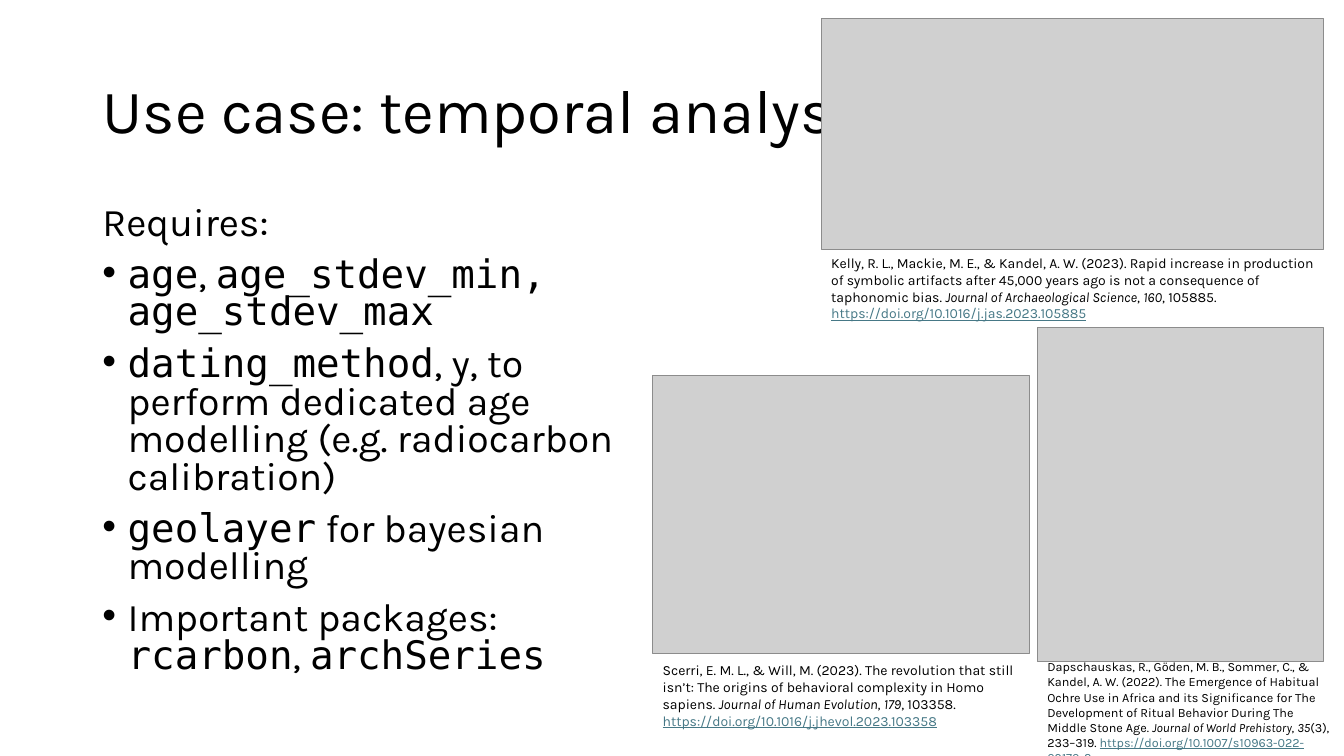
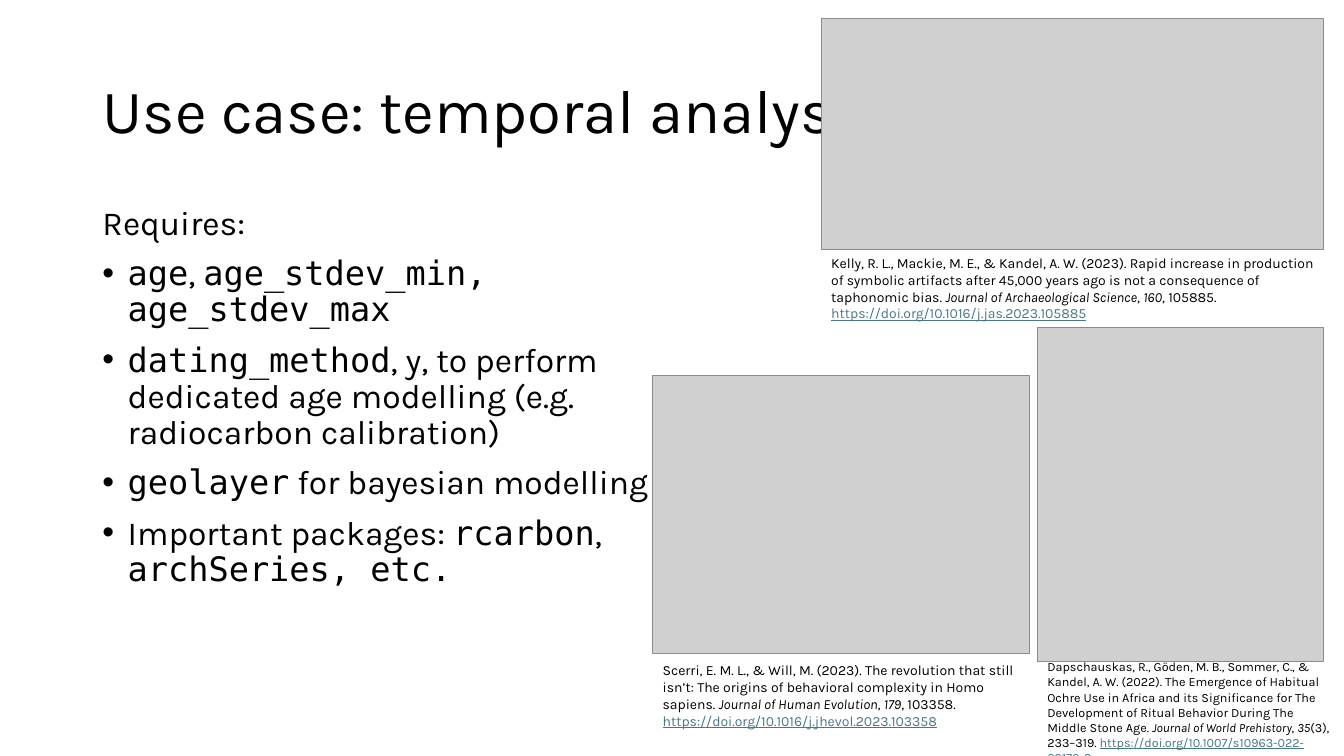
Before and after one commit to sommergeo/roadDB, a slide deck: slide 3 of docs/2024-12-02_Background.pptx. Drawn at 1344x756 pixels with LibreOffice and Linux fonts; fonts in the diff are those of the drawing; grey boxes stand for pictures. Boxes give left, top, right and bottom in pixels: in the first picture for what was removed or moved away, otherwise in the second. Text is boxed around its words. In the diff, an @@ line names an element or a change of style, - is before the commit and + after.

```diff
--- a/docs/2024-12-02_Background.pptx
+++ b/docs/2024-12-02_Background.pptx
@@ text at bbox=[102, 212, 648, 503]: size 28 to 24 pt in "Requires:", "age, age_stdev_min, age_stdev_max", "dating_method, y, to perform dedicated age modelling ...", "geolayer for bayesian modelling"; line spacing 0.8 to 0.9 @@
@@ text at bbox=[128, 519, 602, 586]: text changed; size 28 to 24 pt; font Karla to DejaVu Sans Mono @@
-• Important packages: rcarbon, archSeries
+• Important packages: rcarbon, archSeries, etc.
```
Also in this commit, not shown: 2 other slides changed, 10 other files.
